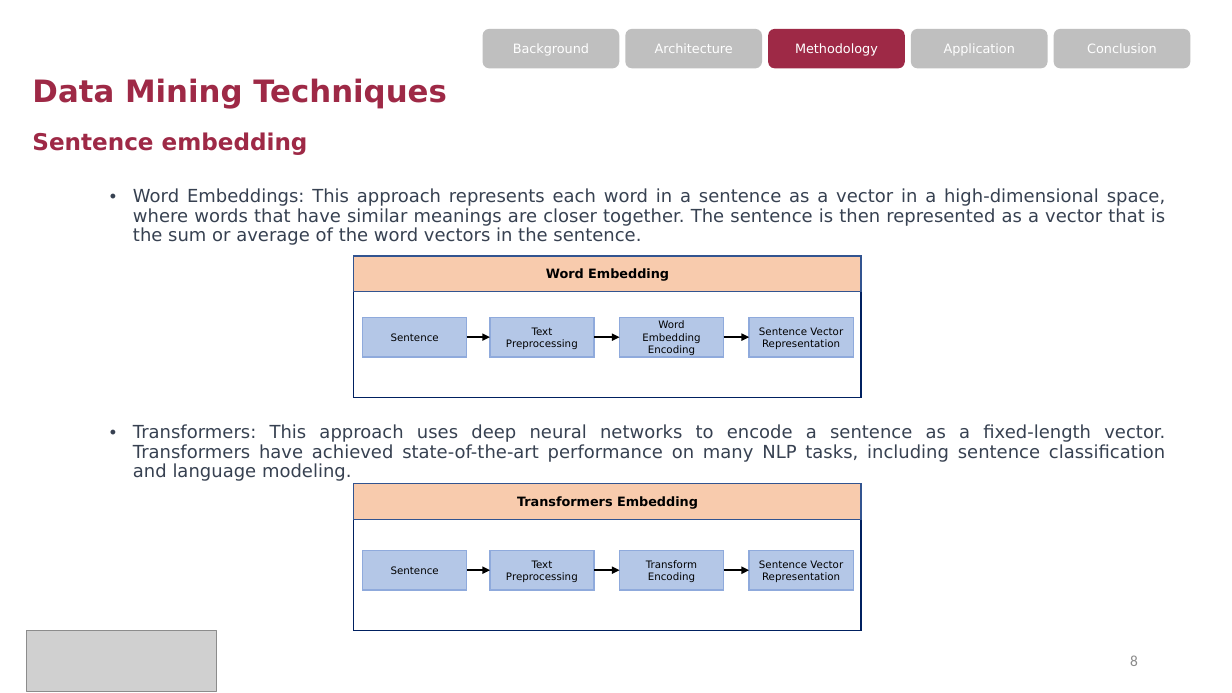
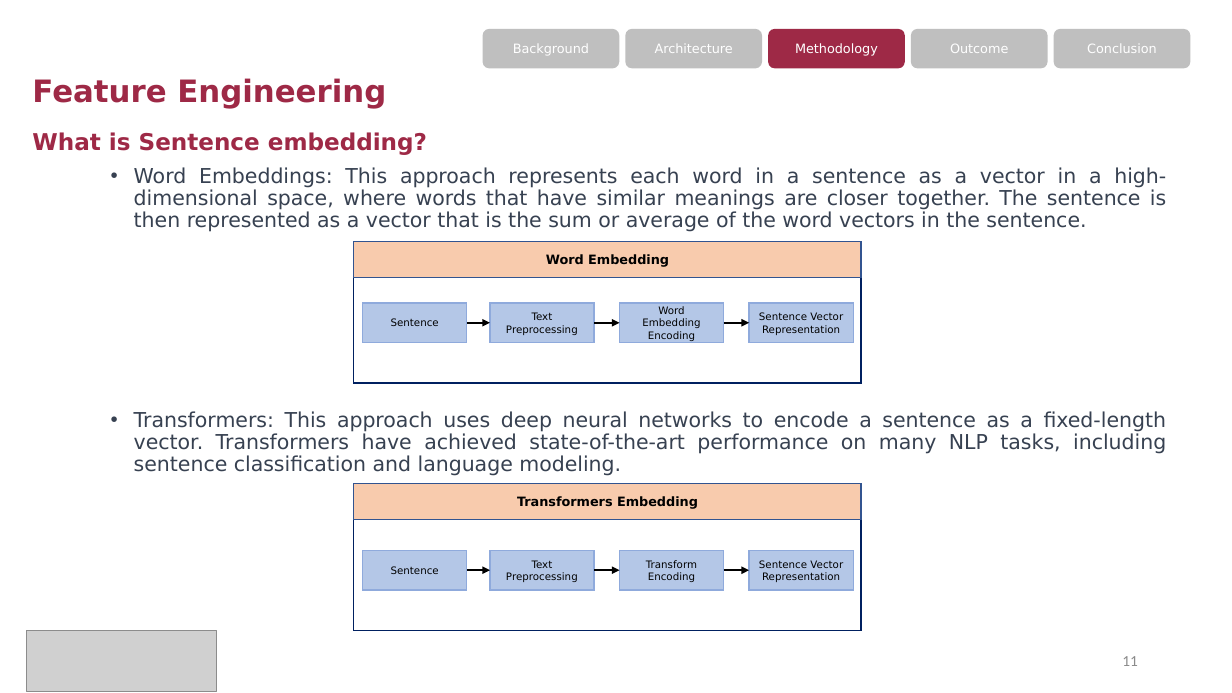
Before and after one commit to zqw86713/MSCA_31008_0N01_Winter_2023_Data_Mining_Principles, a slide deck: slide 11 of Final_project/MScA_31008_Final_Project_Presentation - Pitchbook Industry Classification.pptx (slide 8 before the commit). Drawn at 1232x693 pixels with LibreOffice and Linux fonts; fonts in the diff are those of the drawing; grey boxes stand for pictures. Boxes give left, top, right and bottom in pixels: in the first picture for what was removed or moved away, otherwise in the second. Text is boxed around its words. In the diff, an @@ line names an element or a change of style, - is before the commit and + after.

```diff
--- a/Final_project/MScA_31008_Final_Project_Presentation - Pitchbook Industry Classification.pptx
+++ b/Final_project/MScA_31008_Final_Project_Presentation - Pitchbook Industry Classification.pptx
@@ text in rounded rectangle at bbox=[950, 44, 1008, 53]: text changed @@
-Application
+Outcome
@@ title at bbox=[32, 78, 386, 109]: text changed @@
-  Data Mining Techniques
+  Feature Engineering
@@ text at bbox=[32, 132, 427, 155]: text changed @@
-  Sentence embedding
+  What is Sentence embedding?
@@ text "Word Embeddings: This approach represents ...": place and size @@
-text "Word Embeddings: This approach represents ..." at bbox=[133, 188, 1165, 481]
+text "Word Embeddings: This approach represents ..." at bbox=[134, 167, 1167, 476]
@@ text "Word Embeddings: This approach represents ..." at bbox=[134, 167, 1167, 476]: size 14 to 16 pt @@
@@ 6 rectangles, 3 arrows, 1 text: place and size @@
-6 rectangles, 3 arrows, 1 text at bbox=[354, 256, 861, 397]
+6 rectangles, 3 arrows, 1 text at bbox=[354, 241, 861, 383]
@@ page number at bbox=[1122, 656, 1138, 666]: text changed @@
-8
+11
```
Also in this commit, not shown: 6 other slides changed, 5 slides added.
